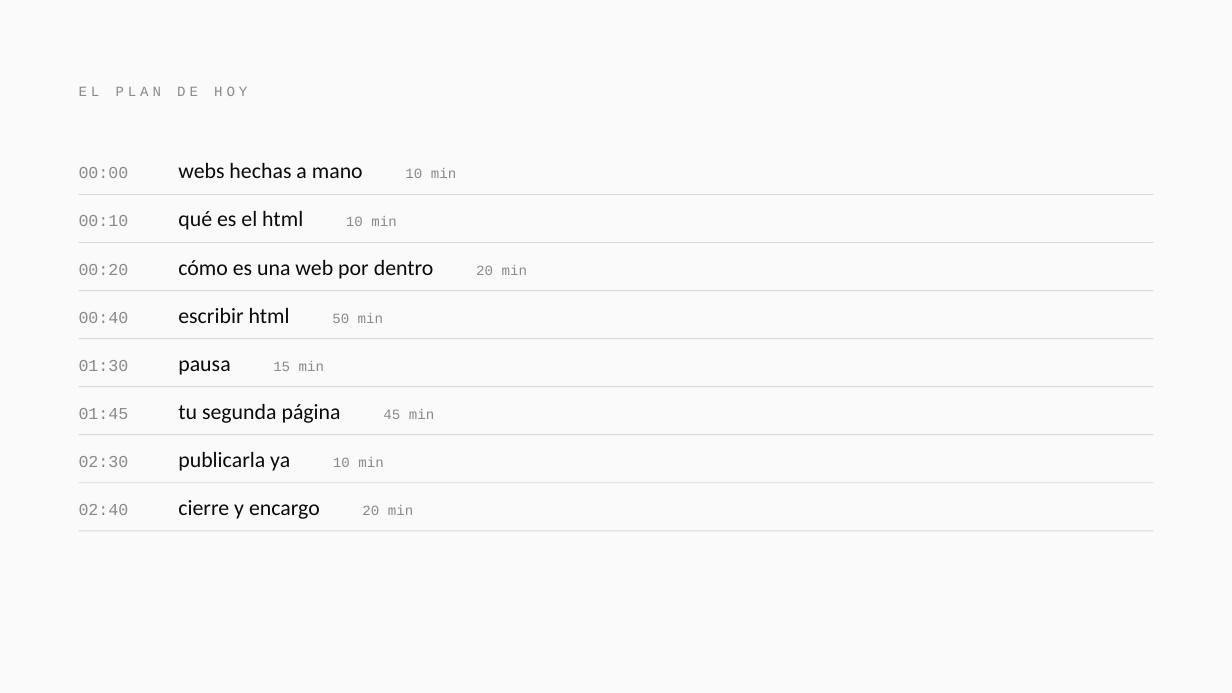
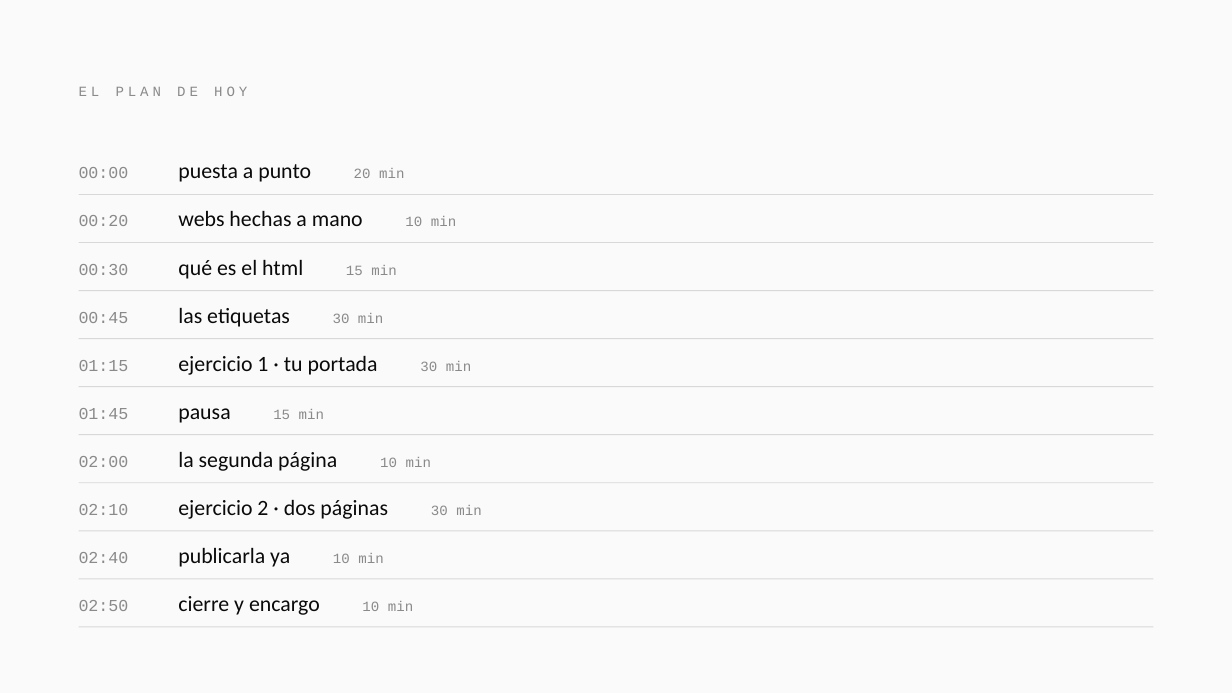
Before and after one commit to meowrhino/tallerEscocesa, a slide deck: slide 2 of presentaciones/Sesion-1-HTML.pptx. Drawn at 1232x693 pixels with LibreOffice and Linux fonts; fonts in the diff are those of the drawing. Boxes give left, top, right and bottom in pixels: in the first picture for what was removed or moved away, otherwise in the second. Text is boxed around its words. In the diff, an @@ line names an element or a change of style, - is before the commit and + after.

```diff
--- a/presentaciones/Sesion-1-HTML.pptx
+++ b/presentaciones/Sesion-1-HTML.pptx
@@ text at (79,164,404,182): text changed @@
-00:00 webs hechas a mano 10 min
+00:00 puesta a punto 20 min
@@ text at (79,211,456,226): text changed @@
-00:10 qué es el html 10 min
+00:20 webs hechas a mano 10 min
@@ text at (79,260,396,279): text changed @@
-00:20 cómo es una web por dentro 20 min
+00:30 qué es el html 15 min
@@ text at (79,308,383,327): text changed @@
-00:40 escribir html 50 min
+00:45 las etiquetas 30 min
@@ text at (79,356,471,375): text changed; size 13 to 17 pt; font Courier New to Calibri; text colour #8A8A8A to #0A0A0A @@
-01:30 pausa 15 min
+01:15 ejercicio 1 · tu portada 30 min
@@ text at (79,408,324,423): text changed; size 17 to 13 pt; font Calibri to Courier New; text colour #0A0A0A to #8A8A8A @@
-01:45 tu segunda página 45 min
+01:45 pausa 15 min
@@ text at (79,452,431,471): text changed @@
-02:30 publicarla ya 10 min
+02:00 la segunda página 10 min
@@ text at (79,500,481,519): text changed @@
-02:40 cierre y encargo 20 min
+02:10 ejercicio 2 · dos páginas 30 min
@@ text added at (79,548,383,567), 17 pt, text #0A0A0A @@
+02:40 publicarla ya 10 min
@@ rectangle added at (79,579,1153,579), fill #D8D8D8 @@
@@ text added at (79,596,413,615), 17 pt, text #0A0A0A @@
+02:50 cierre y encargo 10 min
@@ rectangle added at (79,627,1153,628), fill #D8D8D8 @@
```
Also in this commit, not shown: 34 other slides changed, 8 slides added, 7 slides removed, 10 other files.
